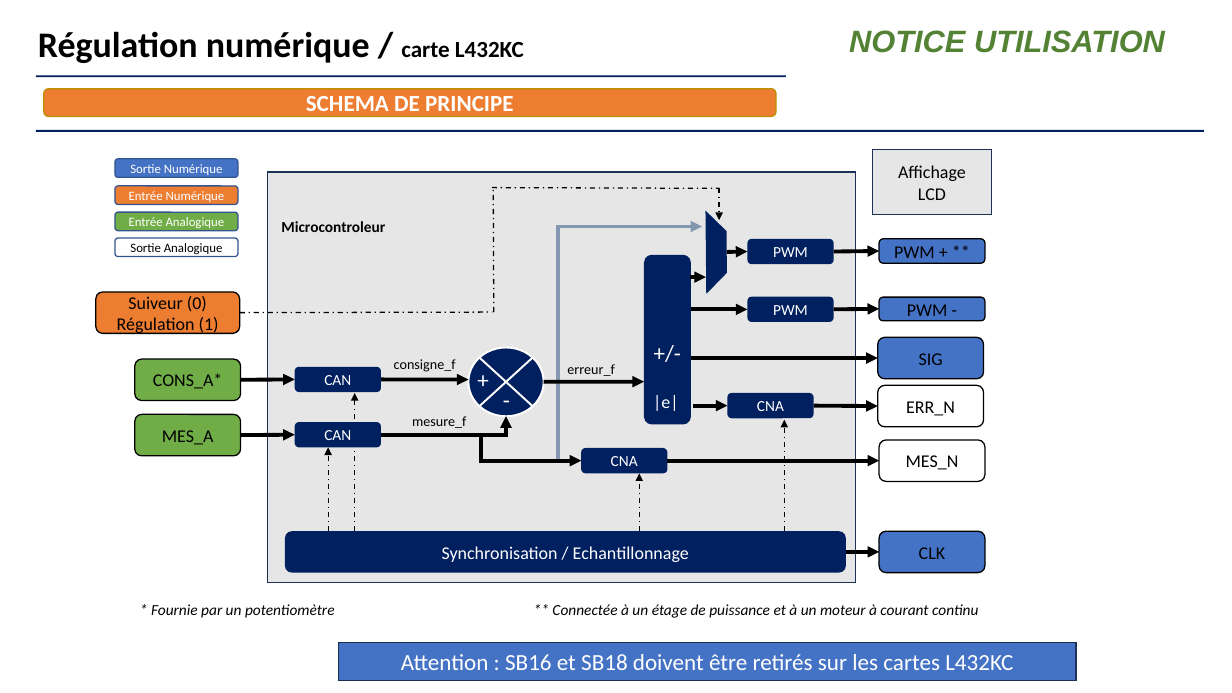
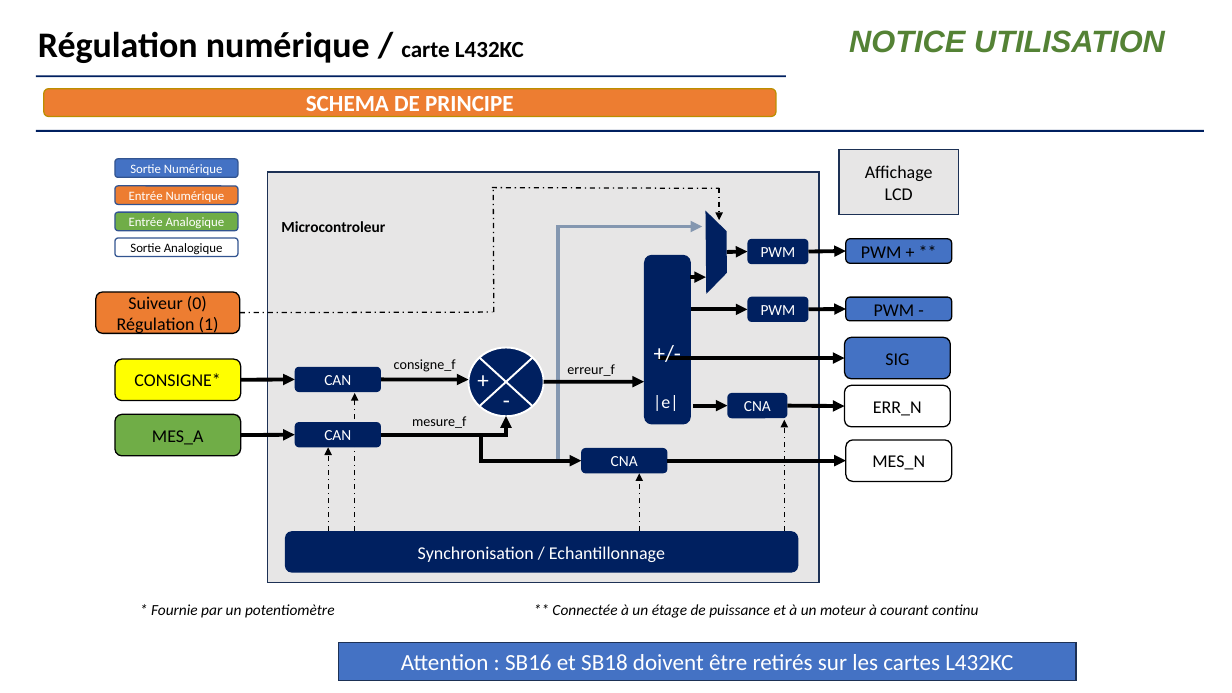
Before and after one commit to IOGS-LEnsE-platforms/labworks, a slide deck: slide 1 of embedded_electronics/Regul_Temp_L432KC/Regul_Temp_L432KC_doc.pptx. Drawn at 1232x693 pixels with LibreOffice and Linux fonts; fonts in the diff are those of the drawing. Boxes give left, top, right and bottom in pixels: in the first picture for what was removed or moved away, otherwise in the second. Text is boxed around its words. In the diff, an @@ line names an element or a change of style, - is before the commit and + after.

```diff
--- a/embedded_electronics/Regul_Temp_L432KC/Regul_Temp_L432KC_doc.pptx
+++ b/embedded_electronics/Regul_Temp_L432KC/Regul_Temp_L432KC_doc.pptx
@@ rectangle: place and size @@
-rectangle at (268,172,856,582)
+rectangle at (268,172,820,582)
@@ rounded rectangle "PWM": place and size @@
-rounded rectangle "PWM" at (748,239,834,264)
+rounded rectangle "PWM" at (748,239,809,264)
@@ arrow moved from (834, 251) - (879, 251) to (809, 251) - (846, 251) @@
@@ rounded rectangle "PWM": place and size @@
-rounded rectangle "PWM" at (748,297,834,322)
+rounded rectangle "PWM" at (748,297,809,322)
@@ arrow moved from (834, 310) - (879, 309) to (809, 310) - (846, 309) @@
@@ 5 rounded rectangles, 1 rectangle, 1 arrow: place and size @@
-5 rounded rectangles, 1 rectangle, 1 arrow at (691,150,992,482)
+5 rounded rectangles, 1 rectangle, 1 arrow at (658,150,958,482)
@@ rounded rectangle "CONSIGNE*": place and size @@
-rounded rectangle "CONSIGNE*" at (135,360,241,401)
+rounded rectangle "CONSIGNE*" at (115,360,240,401)
@@ rounded rectangle "CONSIGNE*" at (115,360,240,401): fill #70AD47 to #FFFF00 @@
@@ text in rounded rectangle at (134,373,220,386): text changed @@
-CONS_A*
+CONSIGNE*
@@ rounded rectangle "MES_A": place and size @@
-rounded rectangle "MES_A" at (135,414,241,456)
+rounded rectangle "MES_A" at (115,414,240,456)
@@ rounded rectangle "CNA": place and size @@
-rounded rectangle "CNA" at (727,393,813,418)
+rounded rectangle "CNA" at (727,393,787,418)
@@ arrow moved from (814, 406) - (878, 406) to (787, 406) - (845, 406) @@
@@ arrow moved from (667, 461) - (879, 461) to (667, 461) - (846, 461) @@
@@ rounded rectangle "Synchronisation / Echantillonnage": place and size @@
-rounded rectangle "Synchronisation / Echantillonnage" at (285,531,846,573)
+rounded rectangle "Synchronisation / Echantillonnage" at (285,531,799,573)
@@ rounded rectangle removed at (879,531,985,573) @@
-CLK
@@ arrow removed from (846, 552) to (879, 552) @@
```
